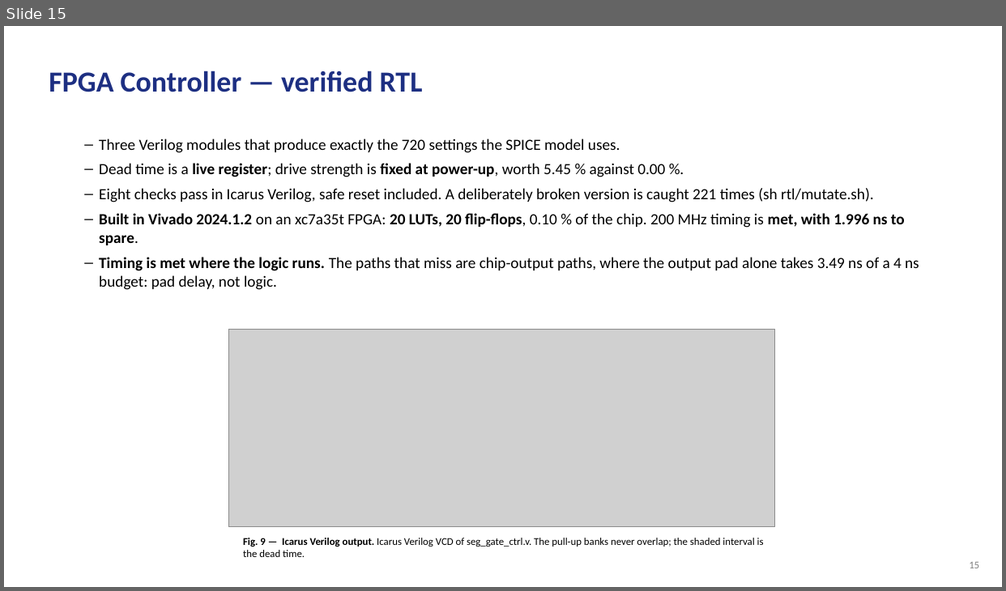
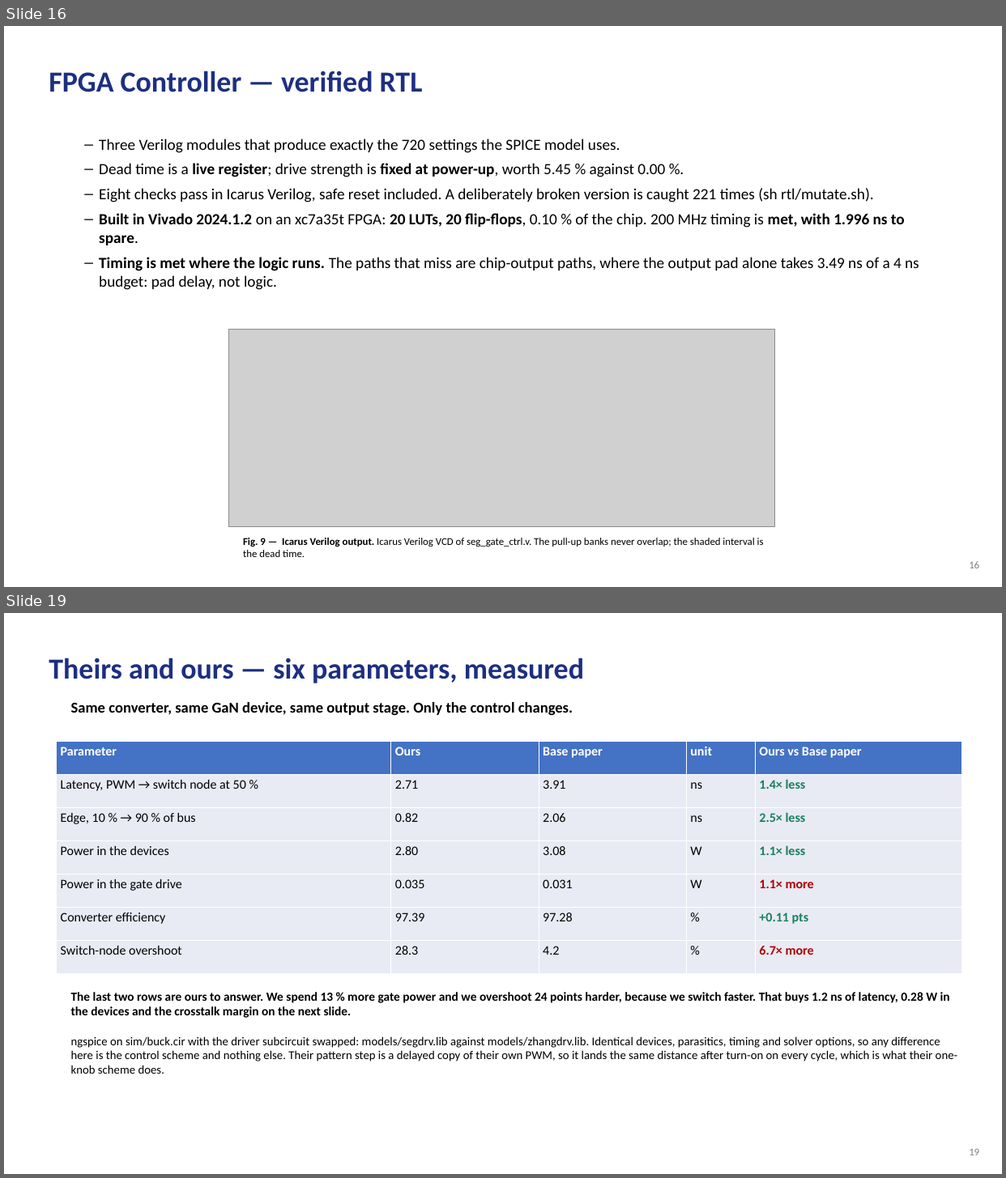
Before and after one commit to Amritha902/gan-driver, a slide deck: review/GaN_Review1_PRESENT.pptx. Shown one above the other, each under a label of ours: slide 15 before the commit, slides 16 and 19 after it; the slides between them are not shown. The pictures are 1006x591 and 1006x1178 pixels, drawn with LibreOffice and Linux fonts; fonts in the diff are those of the drawing; grey boxes stand for pictures. Boxes give left, top, right and bottom in pixels: in the first picture for what was removed or moved away, otherwise in the second. Text is boxed around its words. In the diff, an @@ line names an element or a change of style, - is before the commit and + after.

```diff
--- a/review/GaN_Review1_PRESENT.pptx
+++ b/review/GaN_Review1_PRESENT.pptx
@@ slide 19 added at box(4, 613, 1002, 1174), background #FFFFFF @@
@@ text added at box(49, 658, 584, 683), 28 pt, text #1D2F82, bold @@
+Theirs and ours — six parameters, measured
@@ text added at box(71, 702, 573, 715), 14.5 pt, text #000000, bold @@
+Same converter, same GaN device, same output stage. Only the control changes.
@@ table added at box(57, 742, 961, 973), 7 rows, 5 columns @@
+Parameter | Ours | Base paper | unit | Ours vs Base paper
+Latency, PWM → switch node at 50 % | 2.71 | 3.91 | ns | 1.4× less
+Edge, 10 % → 90 % of bus | 0.82 | 2.06 | ns | 2.5× less
+Power in the devices | 2.80 | 3.08 | W | 1.1× less
+Power in the gate drive | 0.035 | 0.031 | W | 1.1× more
+Converter efficiency | 97.39 | 97.28 | % | +0.11 pts
+Switch-node overshoot | 28.3 | 4.2 | % | 6.7× more
@@ text added at box(71, 992, 950, 1018), 12 pt, text #000000, bold @@
+The last two rows are ours to answer. We spend 13 % more gate power and we overshoot 24 points harder, because we switch faster. That buys 1.2 ns of latency, 0.28 W in the devices and the crosstalk margin on the next slide.
@@ text added at box(71, 1037, 957, 1074), 11.5 pt, text #000000 @@
+ngspice on sim/buck.cir with the driver subcircuit swapped: models/segdrv.lib against models/zhangdrv.lib. Identical devices, parasitics, timing and solver options, so any difference here is the control scheme and nothing else. Their pattern step is a delayed copy of their own PWM, so it lands the same distance after turn-on on every cycle, which is what their one-knob scheme does.
@@ text added at box(969, 1149, 979, 1156), 10 pt, text #808080 @@
+19
@@ what was slide 15 is now slide 16 @@
```
Also in this commit, not shown: 17 other slides changed, 3 other slides added, 15 other files.
